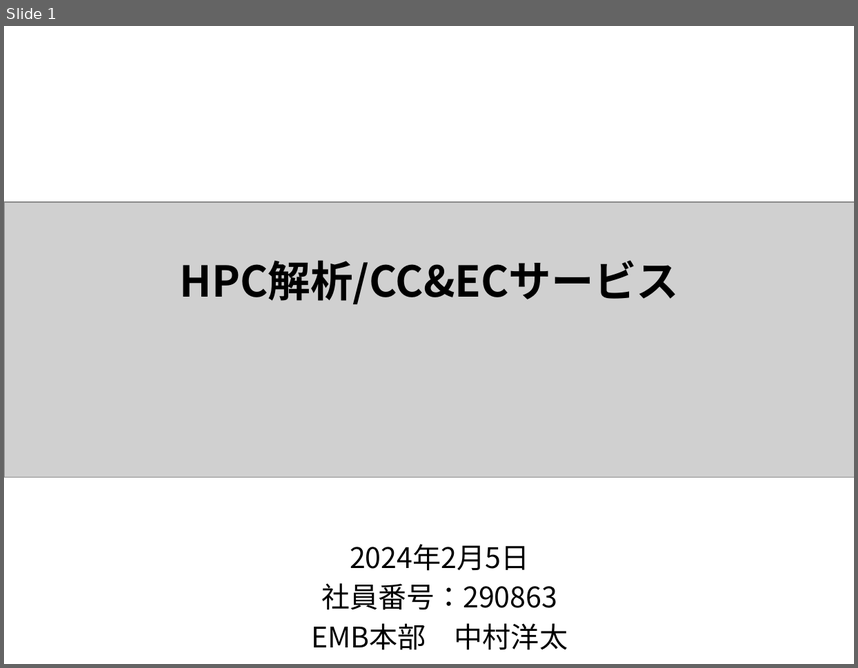
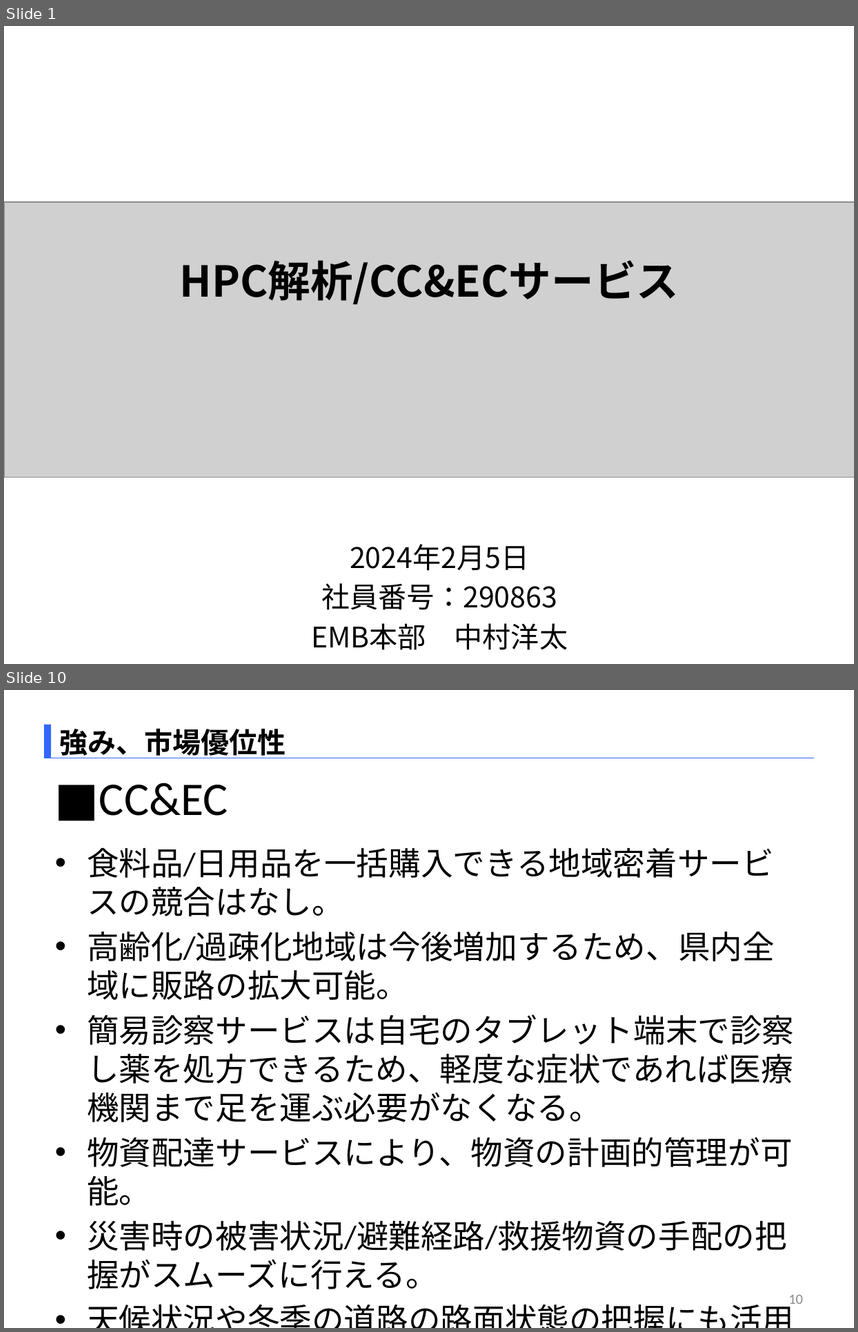
Before and after one commit to SITH-YN/PythonTool, a slide deck: Temp/EMB本部_中村洋太_290863_[HPC解析_CC&ECサービス].pptx. Shown one above the other, each under a label of ours: slide 1 before the commit, slides 1 and 10 after it; the slides between them are not shown. The pictures are 858x668 and 858x1332 pixels, drawn with LibreOffice and Linux fonts; fonts in the diff are those of the drawing; grey boxes stand for pictures. Boxes give left, top, right and bottom in pixels: in the first picture for what was removed or moved away, otherwise in the second. Text is boxed around its words. In the diff, an @@ line names an element or a change of style, - is before the commit and + after.

```diff
--- a/Temp/EMB本部_中村洋太_290863_[HPC解析_CC&ECサービス].pptx
+++ b/Temp/EMB本部_中村洋太_290863_[HPC解析_CC&ECサービス].pptx
@@ slide 10 added at box(4, 690, 854, 1328), background #FFFFFF @@
@@ rectangle added at box(44, 725, 51, 758), fill #3366FF @@
@@ text added at box(59, 729, 286, 758), 24 pt, text #000000, bold @@
+強み、市場優位性
@@ line added from (44, 758) to (814, 758), #3366FF 0.75 pt @@
@@ title added at box(99, 782, 228, 816), 39.6 pt, text #000000 @@
+■CC&EC
@@ text added at box(87, 847, 794, 1289), 27.2 pt, text #000000 @@
+• 食料品/日用品を一括購入できる地域密着サービスの競合はなし。
+• 高齢化/過疎化地域は今後増加するため、県内全域に販路の拡大可能。
+• 簡易診察サービスは自宅のタブレット端末で診察し薬を処方できるため、軽度な症状であれば医療機関まで足を運ぶ必要がなくなる。
+• 物資配達サービスにより、物資の計画的管理が可能。
+• 災害時の被害状況/避難経路/救援物資の手配の把握がスムーズに行える。
+• 天候状況や冬季の道路の路面状態の把握にも活用可能。
@@ page number added at box(789, 1294, 803, 1308), 12 pt, text #8C8C8C @@
+10
```
Also in this commit, not shown: 8 slides changed, 1 other slide added.
